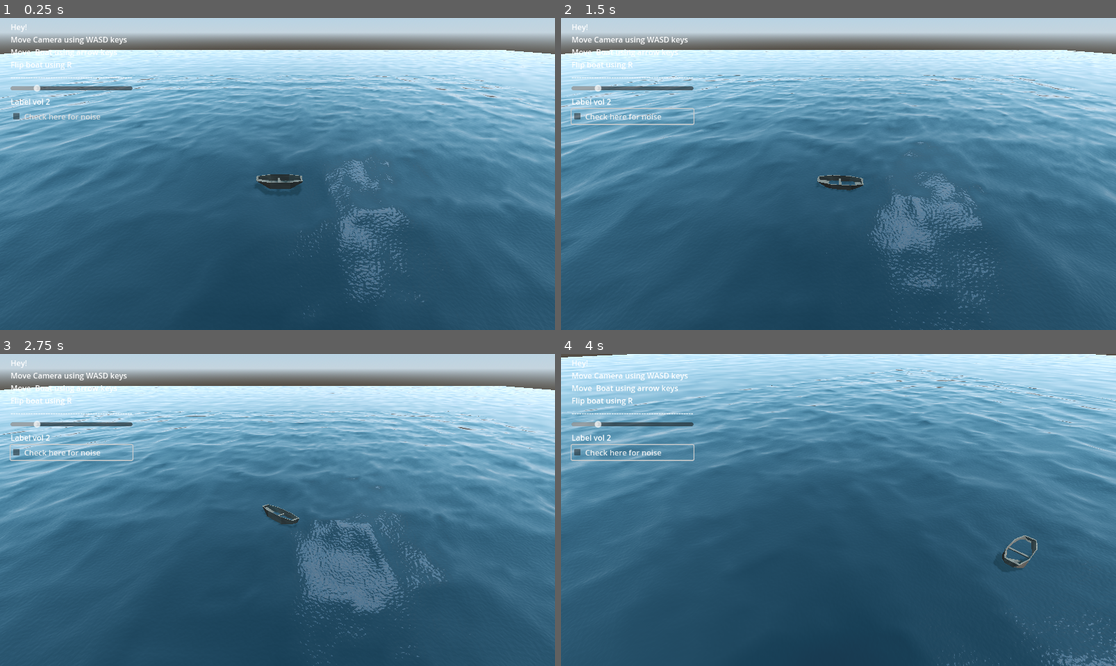
Above: before the commit, frames 1-4 (two rows, left to right).
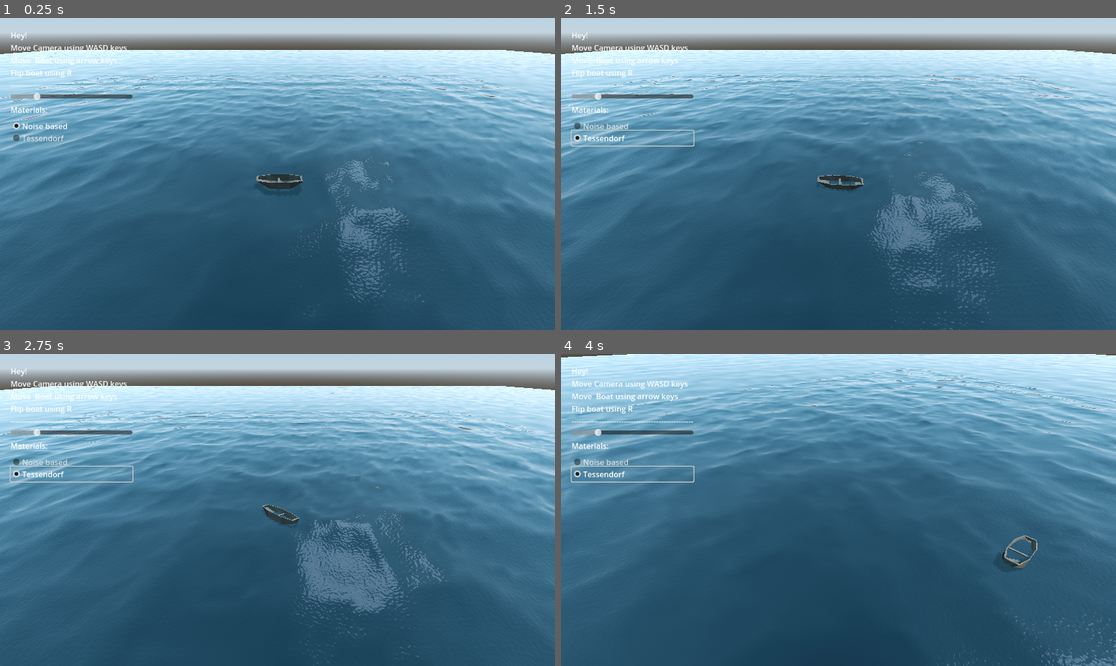
Above: after the commit, the same moments.

Repository: D0V4HKIIN/cs-341-computer-graphics-project
Game: Godot game, scene res://Main.tscn
Same seed, same stepped clock (60 frames per second), same inputs: the game is played once before the commit and once after it.
Inputs (mouse positions are in pixels of both pictures, inside the frame that each line leads up to):
- Up to frame 1 (0.25 s): no input
- Up to frame 2 (1.5 s): click "Check here for noise" (after the commit: "Noise based") at 0.5 s; click "Check here for noise" (after the commit: "Tessendorf") at 1.25 s
- Up to frame 3 (2.75 s): move the mouse to (399, 494) at 2.02 s; press the mouse at (399, 494) at 2.03 s; hold Right (boat_right) from 2.03 s (still down)
- Up to frame 4 (4 s): move the mouse to (727, 525) at 2.77 s; release Right (boat_right) at 2.78 s; release the mouse at (727, 525) at 2.78 s; hold Down (boat_back) 2.78-3.53 s; click (727, 525) at 2.85 s; move the mouse to (894, 441) at 3.52 s; press the mouse at (894, 441) at 3.53 s; hold Right (boat_right) from 3.53 s (still down)

The runs differ from the first frame. In frame 1, 1.9% of the frame differs, in the area x 1-24%, y 2-40%; in frame 2, 2.2%; in frame 3, 2.2%; in frame 4, 2.4%, in the area x 1-25%, y 2-42%.

Commit message:
radio buttons ui

Diff:
--- /dev/null
+++ b/seas-341_captain_hooks_black_pearl/material_group.tres
@@ -0,0 +1,3 @@
+[gd_resource type="ButtonGroup" format=3 uid="uid://dowunxuevdlwh"]
+
+[resource]
--- a/seas-341_captain_hooks_black_pearl/settings2.gd
+++ b/seas-341_captain_hooks_black_pearl/settings2.gd
@@ -1,15 +1,6 @@
 extends Control
 
 @onready var ocean = $"../Ocean"
-
-# Called when the node enters the scene tree for the first time.
-func _ready():
-	pass # Replace with function body.
-
-
-# Called every frame. 'delta' is the elapsed time since the previous frame.
-func _process(delta):
-	pass
 
 func _on_h_slider_value_changed(value):
 	for water in get_tree().get_nodes_in_group("Water"):
--- a/seas-341_captain_hooks_black_pearl/settings2.tscn
+++ b/seas-341_captain_hooks_black_pearl/settings2.tscn
@@ -1,6 +1,7 @@
-[gd_scene load_steps=2 format=3 uid="uid://cmhqa30lx5onx"]
+[gd_scene load_steps=3 format=3 uid="uid://cmhqa30lx5onx"]
 
 [ext_resource type="Script" path="res://settings2.gd" id="1_husos"]
+[ext_resource type="ButtonGroup" uid="uid://dowunxuevdlwh" path="res://material_group.tres" id="2_xv8cx"]
 
 [node name="Control" type="Control"]
 layout_mode = 3
@@ -56,11 +57,26 @@
 
 [node name="Label2" type="Label" parent="MarginContainer/VBoxContainer"]
 layout_mode = 2
-text = "Label vol 2"
+text = "Materials:
+"
 
-[node name="CheckBox" type="CheckBox" parent="MarginContainer/VBoxContainer"]
+[node name="CheckBox" type="CheckBox" parent="MarginContainer/VBoxContainer/Label2"]
 layout_mode = 2
-text = " Check here for noise"
+offset_top = 30.0
+offset_right = 253.0
+offset_bottom = 61.0
+button_pressed = true
+button_group = ExtResource("2_xv8cx")
+text = "Noise based"
+
+[node name="CheckBox2" type="CheckBox" parent="MarginContainer/VBoxContainer/Label2"]
+layout_mode = 2
+offset_top = 55.0
+offset_right = 253.0
+offset_bottom = 86.0
+button_group = ExtResource("2_xv8cx")
+text = "Tessendorf"
 
 [connection signal="value_changed" from="MarginContainer/VBoxContainer/HSlider" to="." method="_on_h_slider_value_changed"]
-[connection signal="toggled" from="MarginContainer/VBoxContainer/CheckBox" to="." method="_on_check_box_toggled"]
+[connection signal="toggled" from="MarginContainer/VBoxContainer/Label2/CheckBox" to="." method="_on_check_box_toggled"]
+[connection signal="toggled" from="MarginContainer/VBoxContainer/Label2/CheckBox2" to="." method="_on_check_box_toggled"]
